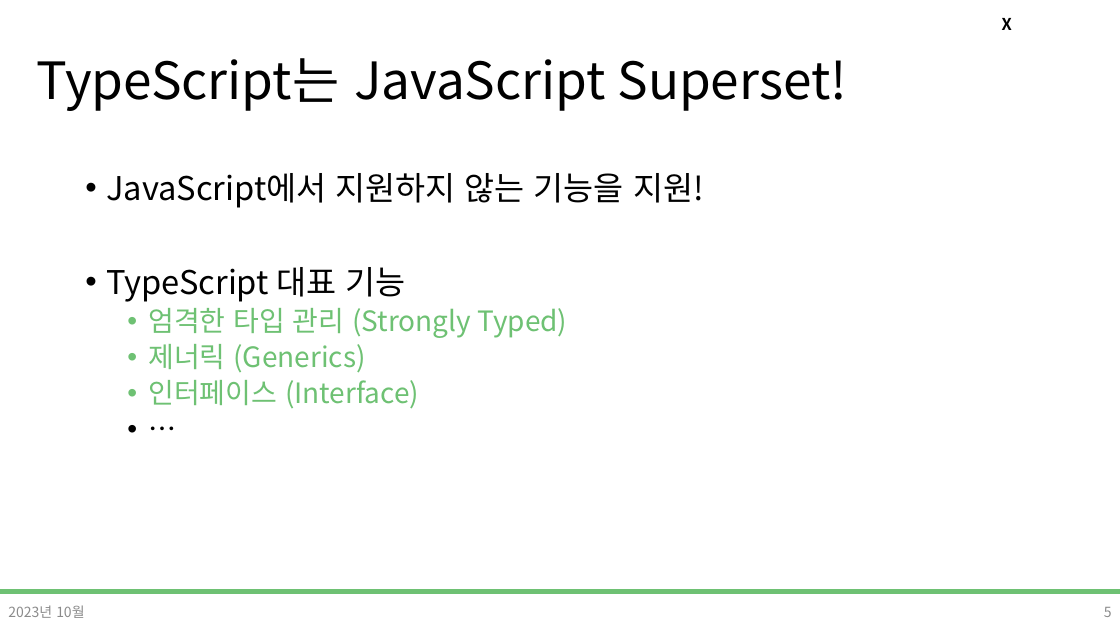
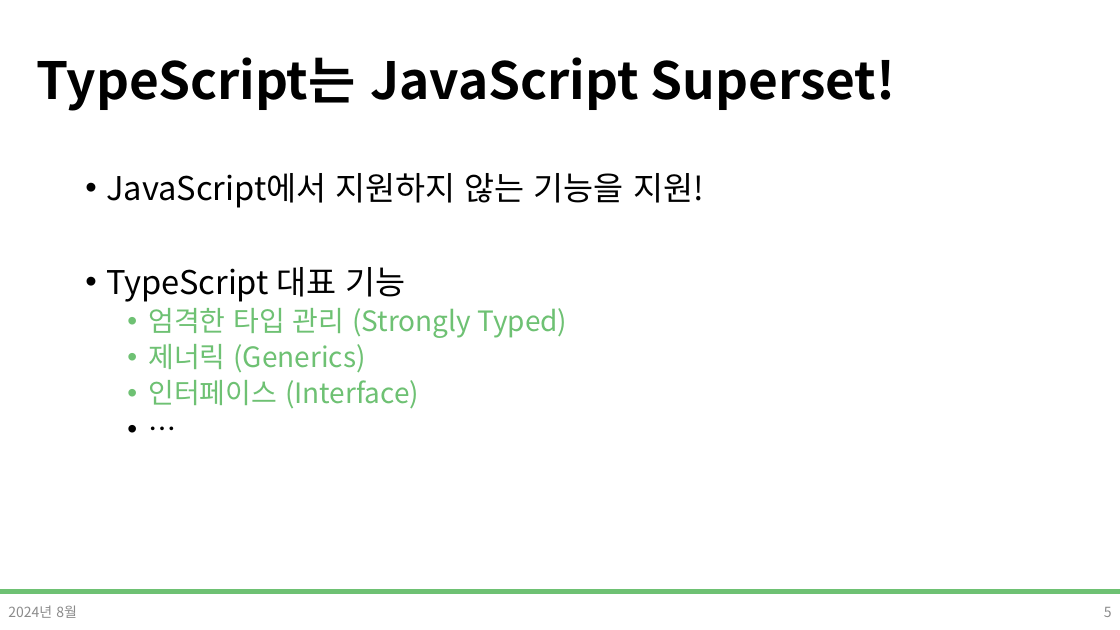
Before and after one commit to DevDamon0527/SeSAC_Yeongdeungpo_Campus_6th, a slide deck: slide 5 of material/[SeSAC_YDP_6] 32_TypeScript.pptx. Drawn at 1120x630 pixels with LibreOffice and Linux fonts; fonts in the diff are those of the drawing; background and template pictures are left out. Boxes give left, top, right and bottom in pixels: in the first picture for what was removed or moved away, otherwise in the second. Text is boxed around its words. In the diff, an @@ line names an element or a change of style, - is before the commit and + after.

```diff
--- a/material/[SeSAC_YDP_6] 32_TypeScript.pptx
+++ b/material/[SeSAC_YDP_6] 32_TypeScript.pptx
@@ title "TypeScript는 JavaScript Superset!" at (36, 57, 896, 111): bold on @@
@@ text removed at (1002, 18, 1012, 30) @@
-X
@@ text at (8, 605, 77, 618): text changed @@
-2023년 10월
+2024년 8월
```
Also in this commit, not shown: 36 other slides changed.
